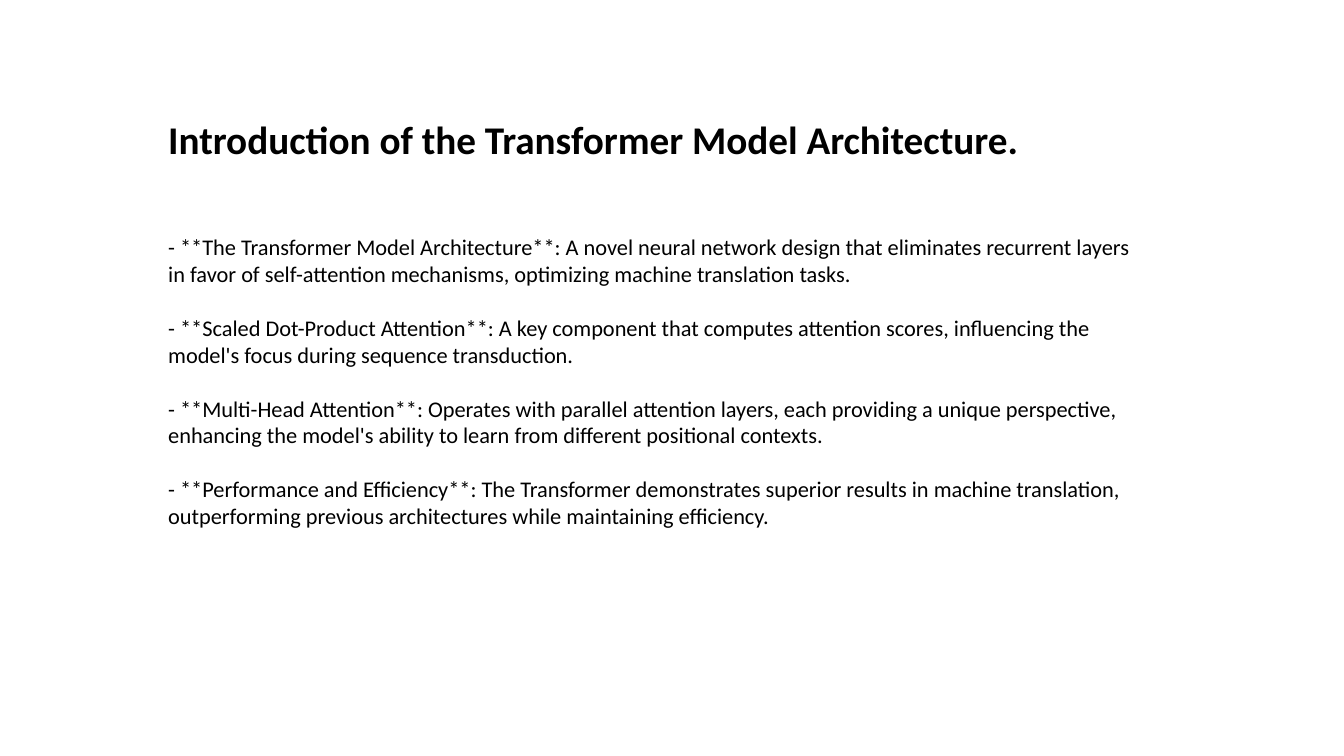
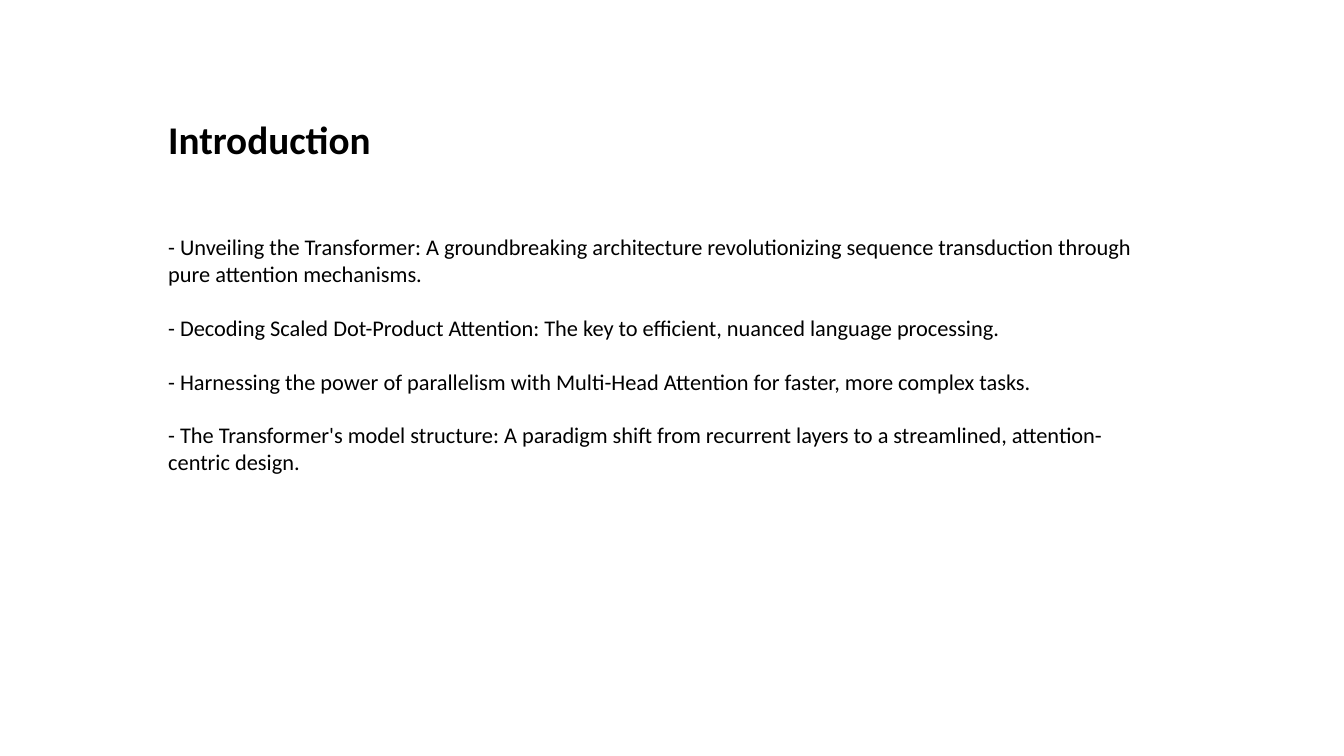
Before and after one commit to Jessie-ZhaoXi/dsa4213-ppt-generator, a slide deck: slide 3 of my_ppts/attention_mode2.pptx (slide 5 before the commit). Drawn at 1344x756 pixels with LibreOffice and Linux fonts; fonts in the diff are those of the drawing; background and template pictures are left out. Boxes give left, top, right and bottom in pixels: in the first picture for what was removed or moved away, otherwise in the second. Text is boxed around its words. In the diff, an @@ line names an element or a change of style, - is before the commit and + after.

```diff
--- a/my_ppts/attention_mode2.pptx
+++ b/my_ppts/attention_mode2.pptx
@@ text at (168,126,370,155): text changed @@
-Introduction of the Transformer Model Architecture.
+Introduction
@@ text at (168,239,1130,474): text changed @@
-- **The Transformer Model Architecture**: A novel neural network design that eliminates recurrent layers in favor of self-attention mechanisms, optimizing machine translation tasks.
-- **Scaled Dot-Product Attention**: A key component that computes attention scores, influencing the model's focus during sequence transduction.
-- **Multi-Head Attention**: Operates with parallel attention layers, each providing a unique perspective, enhancing the model's ability to learn from different positional contexts.
-- **Performance and Efficiency**: The Transformer demonstrates superior results in machine translation, outperforming previous architectures while maintaining efficiency.
+- Unveiling the Transformer: A groundbreaking architecture revolutionizing sequence transduction through pure attention mechanisms.
+- Decoding Scaled Dot-Product Attention: The key to efficient, nuanced language processing.
+- Harnessing the power of parallelism with Multi-Head Attention for faster, more complex tasks.
+- The Transformer's model structure: A paradigm shift from recurrent layers to a streamlined, attention-centric design.
```
Also in this commit, not shown: 5 other slides changed, 2 slides added, 7 slides removed, 31 other files.
